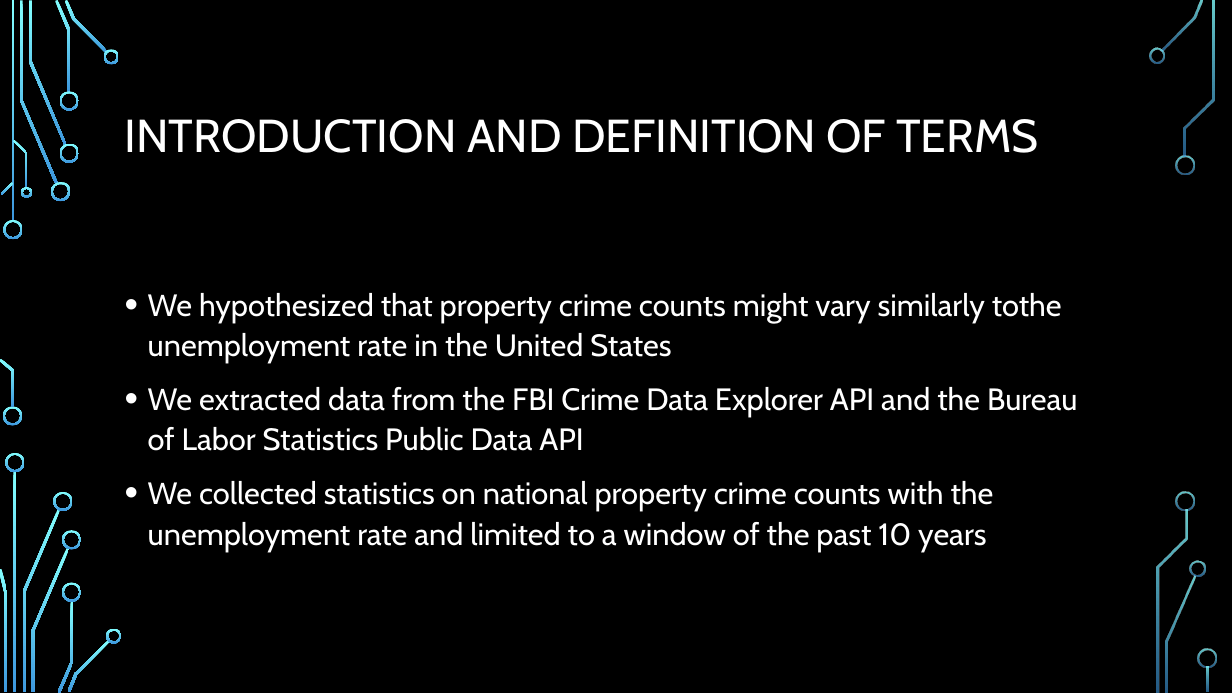
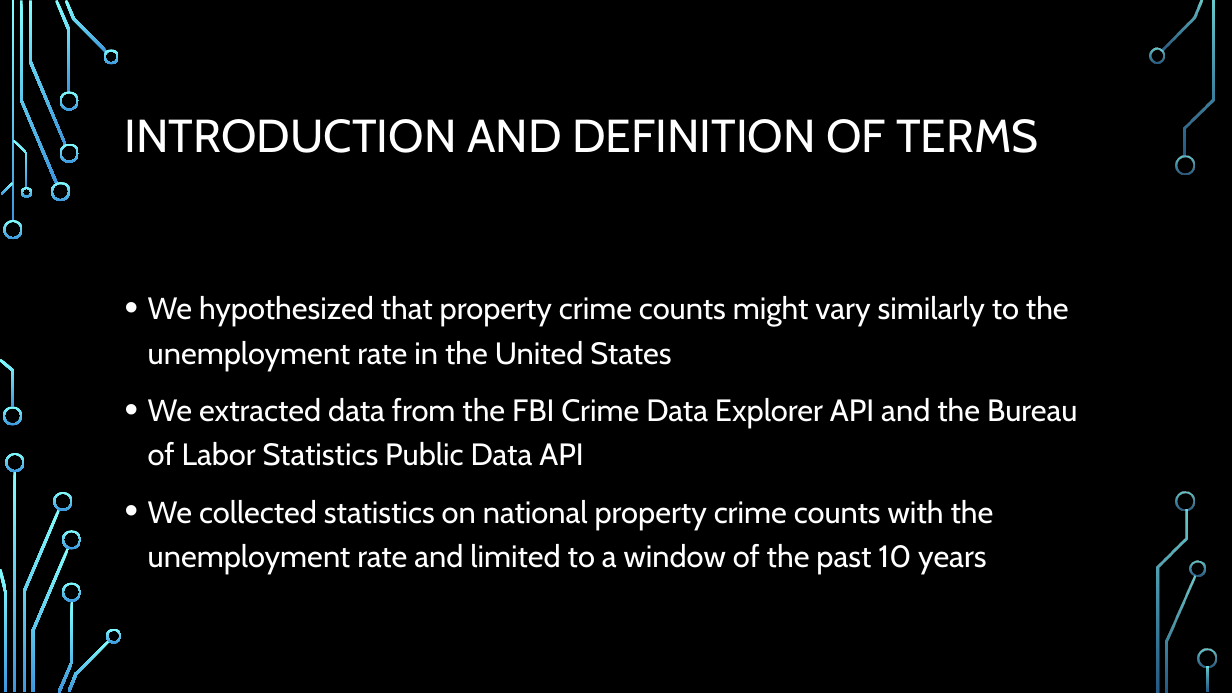
Before and after one commit to HeatherLD/API-Project, a slide deck: slide 2 of API project presentation.pptx. Drawn at 1232x693 pixels with LibreOffice and Linux fonts; fonts in the diff are those of the drawing; background and template pictures are left out. Boxes give left, top, right and bottom in pixels: in the first picture for what was removed or moved away, otherwise in the second. Text is boxed around its words. In the diff, an @@ line names an element or a change of style, - is before the commit and + after.

```diff
--- a/API project presentation.pptx
+++ b/API project presentation.pptx
@@ text at (148, 296, 1069, 371): text changed @@
-• We hypothesized that property crime counts might vary similarly tothe unemployment rate in the United States
+• We hypothesized that property crime counts might vary similarly to the unemployment rate in the United States
@@ text at (148, 398, 1078, 574): line spacing 1.1 to 1.2 @@
```
Also in this commit, not shown: 4 other slides changed, 1 slide added, 2 other files.
